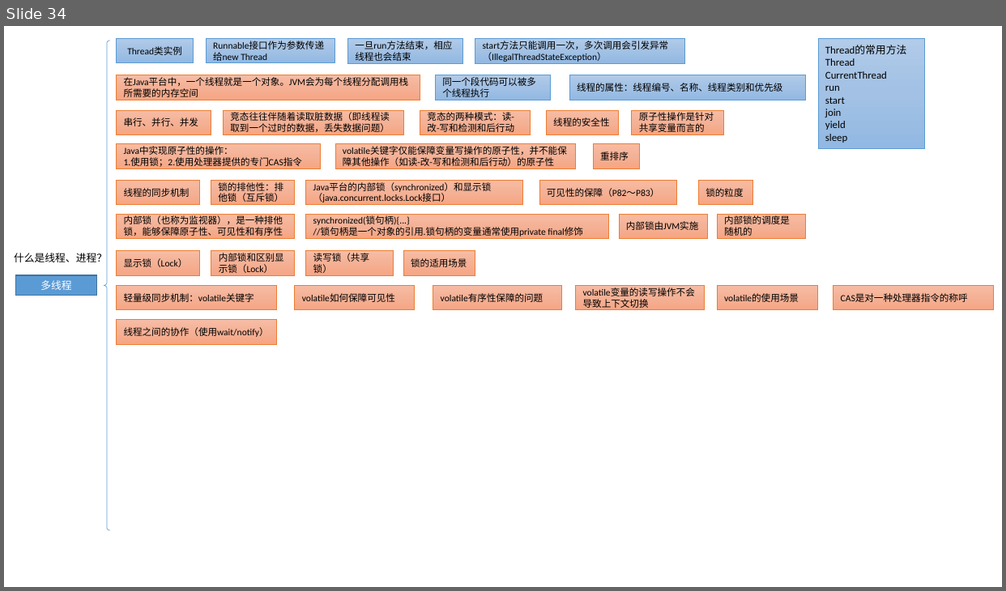
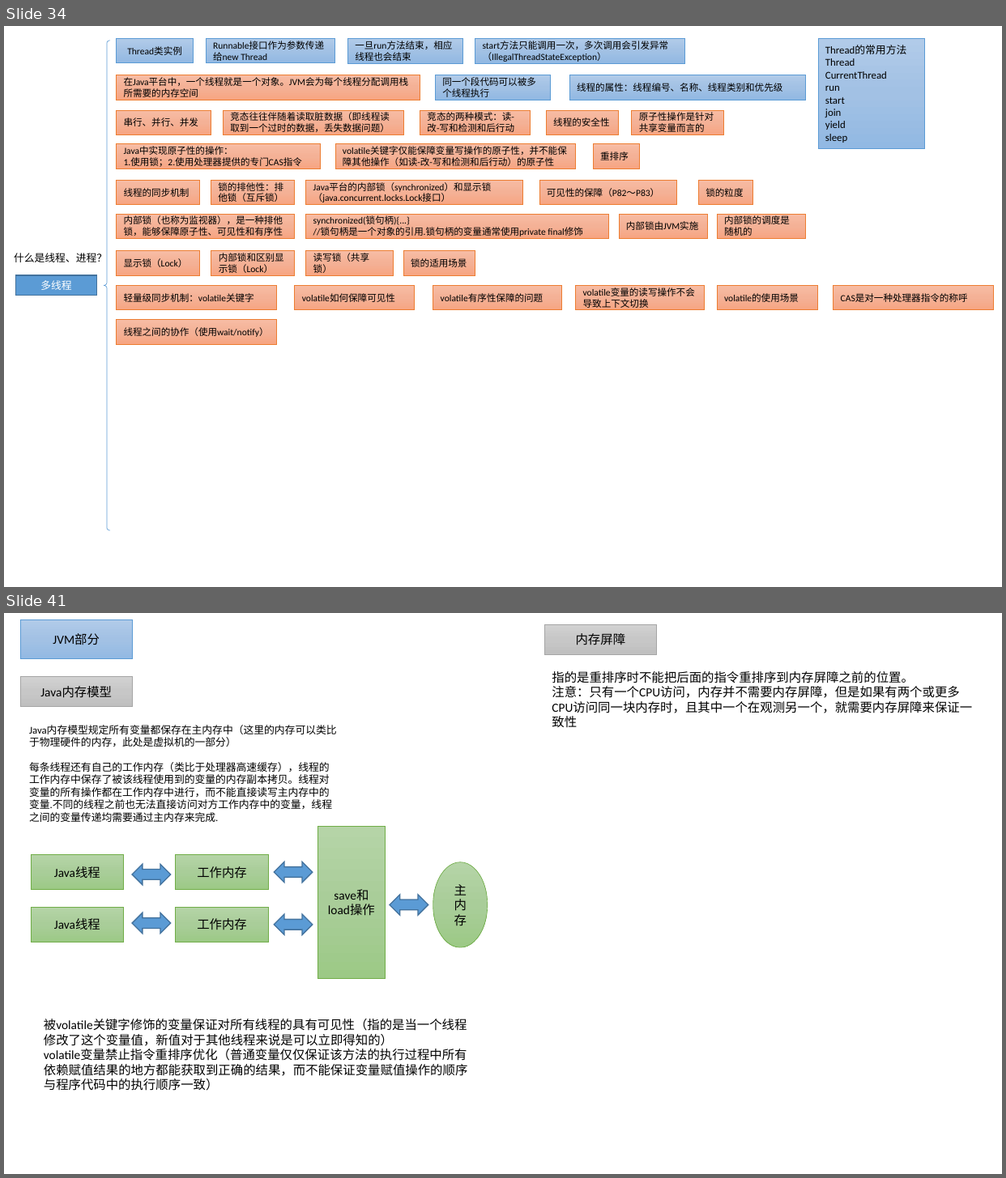
Before and after one commit to nda1992/Reading_Books_Notebook, a slide deck: images/画图PPT.pptx. Shown one above the other, each under a label of ours: slide 34 before the commit, slides 34 and 41 after it; the slides between them are not shown. The pictures are 1006x591 and 1006x1178 pixels, drawn with LibreOffice and Linux fonts; fonts in the diff are those of the drawing. Boxes give left, top, right and bottom in pixels: in the first picture for what was removed or moved away, otherwise in the second. Text is boxed around its words. In the diff, an @@ line names an element or a change of style, - is before the commit and + after.

```diff
--- a/images/画图PPT.pptx
+++ b/images/画图PPT.pptx
@@ slide 41 added at <box>4,613,1002,1174</box>, background #FFFFFF @@
@@ rectangle added at <box>20,619,132,658</box>, fill gradient #B1CBE9 to #A3C1E5 to #93B9E4, outline #5B9BD5 0.5 pt, 12 pt, text #000000 @@
+JVM部分
@@ rectangle added at <box>544,624,656,654</box>, fill gradient #D2D2D2 to #C8C8C8 to #C0C0C0, outline #A5A5A5 0.5 pt, 12 pt, text #000000 @@
+内存屏障
@@ rectangle added at <box>20,677,132,707</box>, fill gradient #D2D2D2 to #C8C8C8 to #C0C0C0, outline #A5A5A5 0.5 pt, 12 pt, text #000000 @@
+Java内存模型
@@ text added at <box>552,671,972,727</box>, 12 pt, text #000000 @@
+指的是重排序时不能把后面的指令重排序到内存屏障之前的位置。
+注意：只有一个CPU访问，内存并不需要内存屏障，但是如果有两个或更多CPU访问同一块内存时，且其中一个在观测另一个，就需要内存屏障来保证一致性
@@ text added at <box>29,725,337,822</box>, 10 pt, text #000000 @@
+Java内存模型规定所有变量都保存在主内存中（这里的内存可以类比于物理硬件的内存，此处是虚拟机的一部分）
+每条线程还有自己的工作内存（类比于处理器高速缓存），线程的工作内存中保存了被该线程使用到的变量的内存副本拷贝。线程对变量的所有操作都在工作内存中进行，而不能直接读写主内存中的变量.不同的线程之前也无法直接访问对方工作内存中的变量，线程之间的变量传递均需要通过主内存来完成.
@@ rectangle added at <box>318,826,385,978</box>, fill gradient #B5D5A7 to #AACE9A to #9CC987, outline #70AD47 0.5 pt, 12 pt, text #000000 @@
+save和load操作
@@ rectangle added at <box>31,855,124,890</box>, fill gradient #B5D5A7 to #AACE9A to #9CC987, outline #70AD47 0.5 pt, 12 pt, text #000000 @@
+Java线程
@@ rectangle added at <box>176,855,268,890</box>, fill gradient #B5D5A7 to #AACE9A to #9CC987, outline #70AD47 0.5 pt, 12 pt, text #000000 @@
+工作内存
@@ left right arrow added at <box>132,865,171,885</box>, fill #5B9BD5, outline #43739E 1 pt @@
@@ left right arrow added at <box>275,862,313,884</box>, fill #5B9BD5, outline #43739E 1 pt @@
@@ ellipse added at <box>433,862,488,948</box>, fill gradient #B5D5A7 to #AACE9A to #9CC987, outline #70AD47 0.5 pt, 12 pt, text #000000 @@
+主内存
@@ left right arrow added at <box>390,895,428,915</box>, fill #5B9BD5, outline #43739E 1 pt @@
@@ rectangle added at <box>31,907,124,943</box>, fill gradient #B5D5A7 to #AACE9A to #9CC987, outline #70AD47 0.5 pt, 12 pt, text #000000 @@
+Java线程
@@ left right arrow added at <box>132,914,171,934</box>, fill #5B9BD5, outline #43739E 1 pt @@
@@ rectangle added at <box>176,907,268,943</box>, fill gradient #B5D5A7 to #AACE9A to #9CC987, outline #70AD47 0.5 pt, 12 pt, text #000000 @@
+工作内存
@@ left right arrow added at <box>275,914,313,935</box>, fill #5B9BD5, outline #43739E 1 pt @@
@@ text added at <box>44,1019,468,1091</box>, 12 pt, text #000000 @@
+被volatile关键字修饰的变量保证对所有线程的具有可见性（指的是当一个线程修改了这个变量值，新值对于其他线程来说是可以立即得知的）
+volatile变量禁止指令重排序优化（普通变量仅仅保证该方法的执行过程中所有依赖赋值结果的地方都能获取到正确的结果，而不能保证变量赋值操作的顺序与程序代码中的执行顺序一致）
```
Also in this commit, not shown: 13 other slides added, 2 other files.
